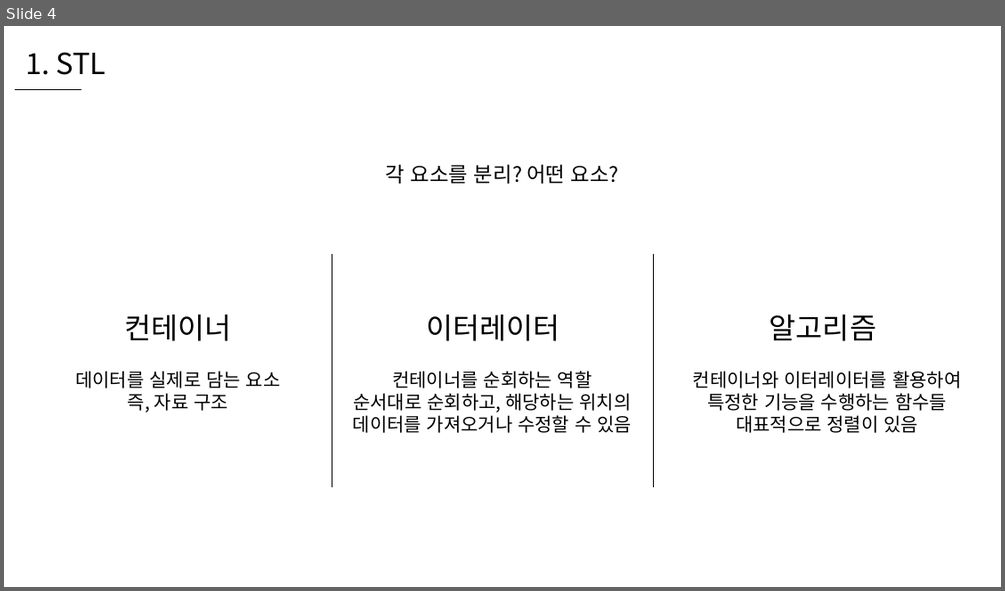
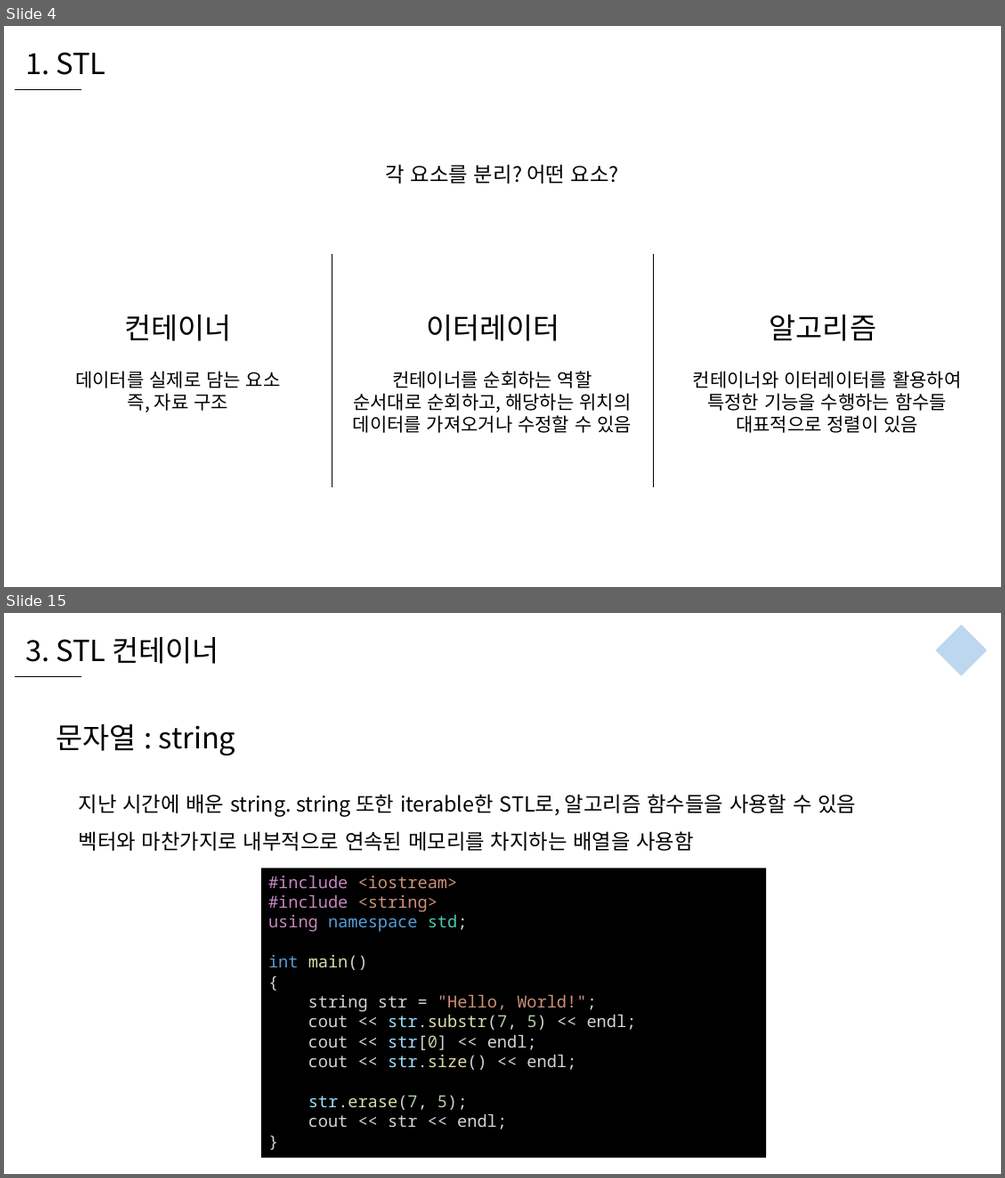
Before and after one commit to WooLyung/2021-RG-Lecture, a slide deck: 수업 자료/4 - C++ STL.pptx. Shown one above the other, each under a label of ours: slide 4 before the commit, slides 4 and 15 after it; the slides between them are not shown. The pictures are 1005x591 and 1005x1178 pixels, drawn with LibreOffice and Linux fonts; fonts in the diff are those of the drawing. Boxes give left, top, right and bottom in pixels: in the first picture for what was removed or moved away, otherwise in the second. Text is boxed around its words. In the diff, an @@ line names an element or a change of style, - is before the commit and + after.

```diff
--- a/수업 자료/4 - C++ STL.pptx
+++ b/수업 자료/4 - C++ STL.pptx
@@ slide 15 added at (4, 613, 1001, 1174), background #FFFFFF @@
@@ text added at (25, 637, 219, 664), 28 pt, text #000000 @@
+3. STL 컨테이너
@@ diamond added at (936, 625, 987, 676), fill #BDD7EE @@
@@ line added from (15, 676) to (81, 676), #000000 0.5 pt @@
@@ text added at (56, 724, 236, 755), 28 pt, text #000000 @@
+문자열 : string
@@ text added at (79, 794, 856, 851), 20 pt, text #000000 @@
+지난 시간에 배운 string. string 또한 iterable한 STL로, 알고리즘 함수들을 사용할 수 있음
+벡터와 마찬가지로 내부적으로 연속된 메모리를 차지하는 배열을 사용함
@@ rectangle added at (261, 868, 767, 1158), fill #000000, 16 pt, text #D4D4D4 @@
+#include <iostream>
+#include <string>
+using namespace std;
+int main()
+{
+string str = "Hello, World!";
+cout << str.substr(7, 5) << endl;
+cout << str[0] << endl;
+cout << str.size() << endl;
+str.erase(7, 5);
+cout << str << endl;
+}
```
Also in this commit, not shown: 8 slides changed, 26 other slides added, 5 other files.
